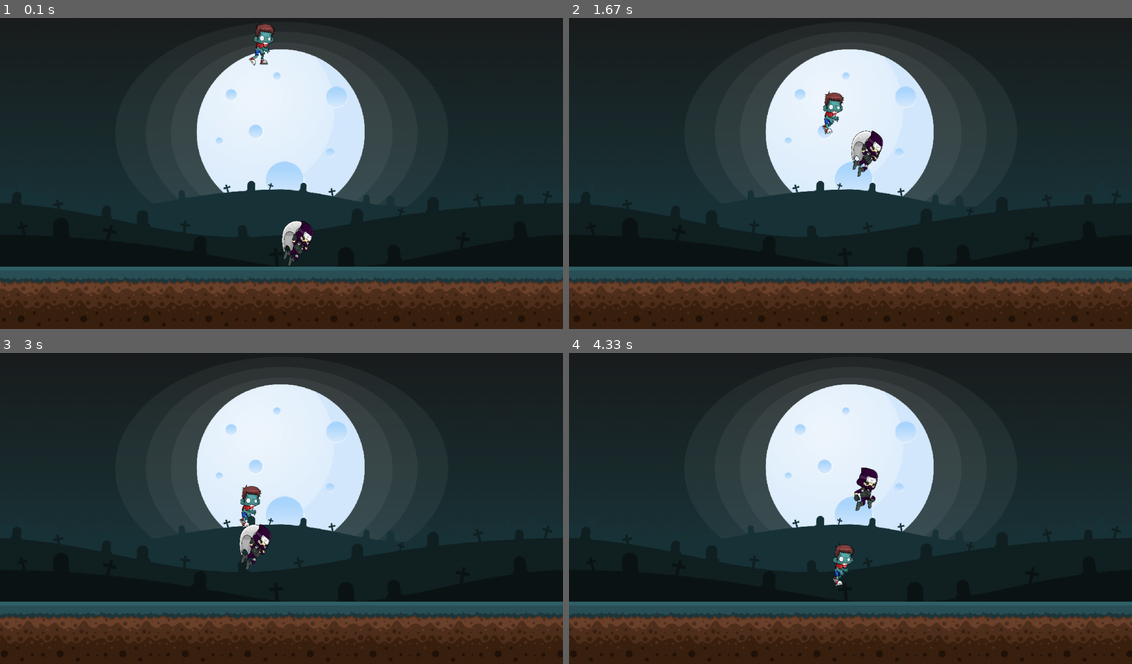
Above: before the commit, frames 1-4 (two rows, left to right).
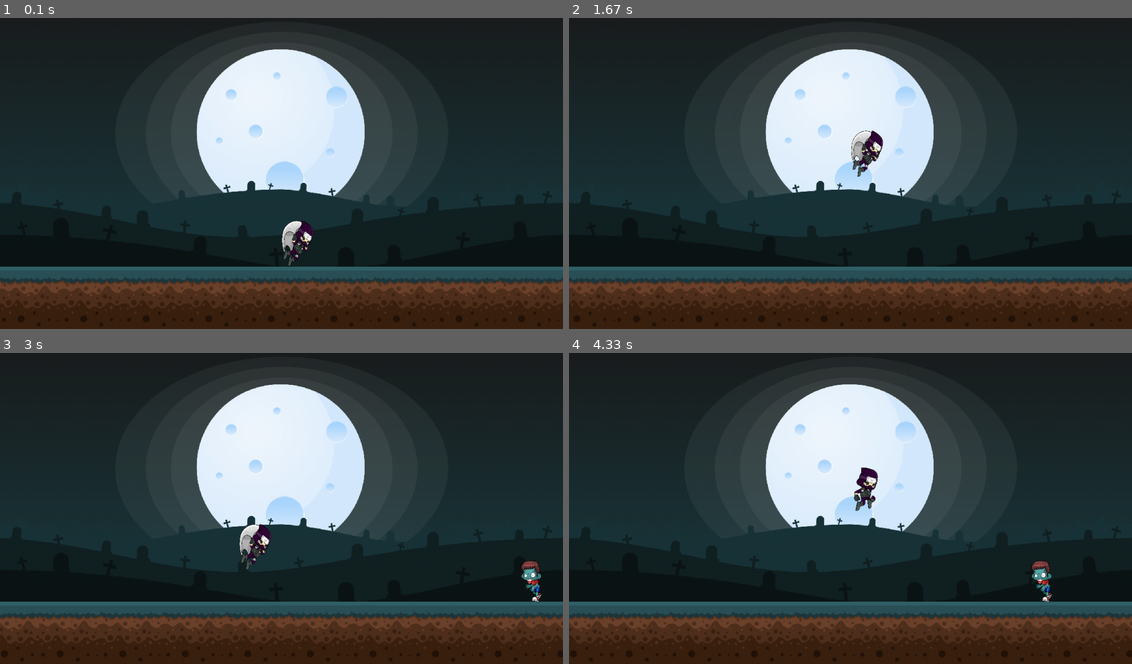
Above: after the commit, the same moments.

Repository: LuisHenriqueDaSilv/2dgamewithpygame
Game: pygame game, started from main.py
Same seed, same stepped clock (60 frames per second), same inputs: the game is played once before the commit and once after it.
Inputs:
- Up to frame 1 (0.1 s): no input
- Up to frame 2 (1.67 s): hold D 0.33-0.8 s; hold D 0.83-1.3 s; tap Space at 0.9, 1.2 s
- Up to frame 3 (3 s): hold A 1.9-2.3 s; tap Space at 1.97, 2.27, 2.4, 2.7 s; hold D 2.33-2.97 s
- Up to frame 4 (4.33 s): hold A 3-3.47 s; tap Space at 3.07, 3.37, 3.57, 3.87 s; hold D 3.5-3.97 s

The runs differ from the first frame. In frame 1, 0.3% of the frame differs, in the area x 44-49%, y 1-16%; in frame 2, 0.3%; in frame 3, 0.6%, in the area x 42-97%, y 42-81%; in frame 4, 0.6%.

Commit message:
Adding gameover function and walls

Diff:
--- a/Player.py
+++ b/Sprites/Player.py
@@ -90,12 +90,23 @@
 
         self.attacking = False
         self.attacking_frames = 0
-
-
-    def update(self, falling=False):
+        self.last_wall = None
+
+
+    def update(self, falling=False, wall_position=None):
+
+        if self.last_wall == None:
+            self.last_wall = wall_position
+        elif self.last_wall == wall_position:
+            self.xSpeed =0
+        elif wall_position == None:
+            self.last_wall = None
 
 
         if self.jumping:
+
+            if self.rect[0] < 1:
+                self.xSpeed = 0
 
             if self.current_image < 5:
                 self.current_image += 1
@@ -132,6 +143,7 @@
 
         key = pygame.key.get_pressed()
 
+
         if key[pygame.K_d]:
             self.last_button = 'd'
 
@@ -144,6 +156,7 @@
                 self.xSpeed -= 1
 
         else:
+
             if self.xSpeed != 0 and not falling:
                 self.xSpeed = 0
 
@@ -195,14 +208,13 @@
             self.image = self.run_images[self.current_image]
             self.image = pygame.transform.scale(self.image, [70, 100])
 
-
-        if self.xSpeed > 0:
+        if self.xSpeed > 0 and self.last_wall != 'f':
             if self.rect[0] <= self.gamedata['screen_width'] /2:
                 self.rect[0] += self.xSpeed
 
             return
 
-        elif self.xSpeed < 0:
+        elif self.xSpeed < 0 and self.last_wall != 'b':
 
             self.image = pygame.transform.flip(self.image, True, False)
 
--- /dev/null
+++ b/Sprites/Void.py
@@ -0,0 +1,14 @@
+import pygame
+
+class Void(pygame.sprite.Sprite):
+
+    def __init__(self):
+        pygame.sprite.Sprite.__init__(self)
+
+        self.image = pygame.image.load('./assets/ground/Ground__01.png')
+        self.image = pygame.transform.scale(self.image, [1152,1])
+
+        self.rect = pygame.Rect(0,670,1152,1)
+
+    def update(self):
+        return
--- /dev/null
+++ b/Sprites/Wall.py
@@ -0,0 +1,19 @@
+import pygame
+
+class Wall(pygame.sprite.Sprite):
+    def __init__(self, xpos, ypos, invert):
+
+        pygame.sprite.Sprite.__init__(self)
+
+        self.image = pygame.image.load('./assets/ground/Tile__01.png')
+        self.image = pygame.transform.scale(self.image, [20, 128])
+
+        self.rect = pygame.Rect([xpos, ypos, 20, 128])
+
+        self.inverted = invert
+
+        if self.inverted:
+            self.image = pygame.transform.flip(self.image, True, False)
+
+    def update(self, speed):
+        self.rect[0] -= speed
--- a/Zombie.py
+++ b/Sprites/Zombie.py
@@ -26,6 +26,16 @@
 
     def update(self, opponent, falling=False):
 
+        if self.rect[0] > opponent.rect[0] + (opponent.gamedata['screen_width']): #testing if the zombie is on the screen. If not, return
+
+            if opponent.xSpeed > 0 and opponent.rect[0] >= opponent.gamedata['screen_width'] / 2:
+                self.rect[0] -= 10
+
+            return
+
+        if (self.rect[0]) < -(self.rect[2]): #testing if the zombie is on the screen. If not, return
+            return
+
         if falling:
             self.rect[1] += 3
 
@@ -36,7 +46,12 @@
 
         if opponent.rect[0] >= opponent.gamedata['screen_width'] / 2 and opponent.xSpeed > 0:
 
-            self.rect[0] += 1 - opponent.xSpeed /3
+            if opponent.rect[0] > self.rect[0]:
+                self.rect[0] -= 3 + opponent.xSpeed / 3
+
+            else:
+                self.rect[0] -= 1 + opponent.xSpeed
+                self.image = pygame.transform.flip(self.image, True, False)
 
         else:
 
@@ -44,5 +59,5 @@
                 self.rect[0] += 3
 
             else:
-                self.rect[0] -= 3 + opponent.xSpeed / 4
+                self.rect[0] -= 3
                 self.image = pygame.transform.flip(self.image, True, False)
--- a/main.py
+++ b/main.py
@@ -1,8 +1,11 @@
 import pygame
+import time
 
-from Player import Player
-from Ground import Ground
-from Zombie import Zombie
+from Sprites.Player import Player
+from Sprites.Ground import Ground
+from Sprites.Zombie import Zombie
+from Sprites.Void import Void
+from Sprites.Wall import Wall
 
 pygame.init()
 
@@ -28,71 +31,158 @@
     ]
 )
 
-
-playerGroup = pygame.sprite.Group()
-player = Player(game_data)
-playerGroup.add(player)
-
-zombieGroup = pygame.sprite.Group()
+clock = pygame.time.Clock()
 
 
-zombie = Zombie(4  , 500)
-zombieGroup.add(zombie)
+def is_off_screen(sprite):
+    return (sprite.rect[0]) < -(sprite.rect[2])
+
+def gameOver():
+    print('gameover')
 
 
-groundGroup = pygame.sprite.Group()
-
-for i in range(20):
-    ground = Ground(game_data,128*i)
-    groundGroup.add(ground)
+def startGame():
 
 
-def draw():
+    playerGroup = pygame.sprite.Group()
+    player = Player(game_data)
+    playerGroup.add(player)
 
-    screen.blit(BACKGROUND, (0,0))
+    zombieGroup = pygame.sprite.Group()
+    zombie1 = Zombie(400 , 1400)
+    zombie2 = Zombie(400, 3090)
+    zombieGroup.add(zombie2)
+    zombieGroup.add(zombie1)
 
-    groundGroup.draw(screen)
-    playerGroup.draw(screen)
-    zombieGroup.draw(screen)
+    voidGroup = pygame.sprite.Group()
+    void = Void()
+    voidGroup.add(void)
 
-clock = pygame.time.Clock()
+    wallGroup = pygame.sprite.Group()
+    wall = Wall(
+        128*20-20,
+        game_data['screen_height'] -100,
+        False
+    )
 
-while True:
+    wall2 = Wall(
+        128*20 +(128 *4),
+        game_data['screen_height'] -100,
+        True
+    )
+    wall3 = Wall(
+        3584 + 128 -20,
+        game_data['screen_height'] -100,
+        False
 
-    clock.tick(30)
+    )
+
+    wallGroup.add(wall)
+    wallGroup.add(wall2)
+    wallGroup.add(wall3)
 
 
-    for event in pygame.event.get():
-        if event.type == pygame.QUIT:
-            pygame.quit()
+    groundGroup = pygame.sprite.Group()
+
+    for i in range(20):
+        ground = Ground(game_data, i*128)
+        groundGroup.add(ground)
+
+    for i in range(3072, 3072+ (5*128), 128):
+        ground = Ground(game_data, i)
+        groundGroup.add(ground)
+
+
+
+    def draw():
+
+        screen.blit(BACKGROUND, (0,0))
+
+        groundGroup.draw(screen)
+        playerGroup.draw(screen)
+        zombieGroup.draw(screen)
+        voidGroup.draw(screen)
+        #wallGroup.draw(screen)
+
+
+    gameEnd = False
+
+
+    while not gameEnd:
+
+        clock.tick(30)
+
+        for event in pygame.event.get():
+            if event.type == pygame.QUIT:
+                pygame.quit()
+                gameEnd = True
+                break
+
+
+        player_colliding_ground =  pygame.sprite.groupcollide(playerGroup, groundGroup, False, False)
+
+
+        if pygame.sprite.groupcollide(playerGroup, wallGroup, False, False):
+
+
+            if player.last_button == 'a':
+                playerGroup.update(falling=True, wall_position='b')
+
+            else:
+                playerGroup.update(falling=True, wall_position='f')
+
+        elif player_colliding_ground or player.jumping:
+            playerGroup.update(falling=False)
+
+        else:
+            playerGroup.update(falling=True)
+
+
+
+        if pygame.sprite.groupcollide(playerGroup, zombieGroup, False, False):
+            if player.attacking:
+                pygame.sprite.groupcollide(playerGroup, zombieGroup, False, True)
+            else:
+                gameEnd = True
+                gameOver()
+                startGame()
+                break
+
+        if pygame.sprite.groupcollide(playerGroup, voidGroup, False, False):
+            gameEnd = True
+            gameOver()
+            startGame()
             break
 
 
-    if pygame.sprite.groupcollide(playerGroup, groundGroup, False, False) or player.jumping:
-        playerGroup.update(falling=False)
-    else:
-        playerGroup.update(falling=True)
+
+        if player.xSpeed > 0 and player.rect[0] >= game_data['screen_width'] /2:
+            groundGroup.update(player.xSpeed)
+            wallGroup.update(player.xSpeed)
+
+        for zombie_sprite in zombieGroup:
+
+            if is_off_screen(zombie_sprite):
+                zombieGroup.remove(zombie_sprite)
+
+            else:
+
+                if pygame.sprite.spritecollide(zombie_sprite, groundGroup, False):
+                    zombie_sprite.update(falling=False, opponent=player)
+                elif pygame.sprite.spritecollide(zombie_sprite, wallGroup, False):
+                    zombie_sprite.update(falling=False, opponent=player)
+                else:
+                    zombie_sprite.update(falling=True, opponent=player)
 
 
-    if pygame.sprite.groupcollide(playerGroup, zombieGroup, False, False):
-        if player.attacking:
-            pygame.sprite.groupcollide(playerGroup, zombieGroup, False, True)
-        else:
-            #add game over function here
-            print('game over')
+
+        pygame.sprite.groupcollide(zombieGroup, voidGroup, True, False)
 
 
-    for sprite in zombieGroup:
+        voidGroup.update()
+        draw()
 
-        if pygame.sprite.spritecollide(sprite, groundGroup, False):
-            sprite.update(falling=False, opponent=player)
-        else:
-            sprite.update(falling=True, opponent=player)
+        pygame.display.flip()
 
 
-    if player.xSpeed > 0 and player.rect[0] >= game_data['screen_width'] /2:
-        groundGroup.update(player.xSpeed)
-
-    draw()
-
-    pygame.display.flip()
+startGame()
Renamed: Ground.py -> Sprites/Ground.py
Binary file added: assets/ground/Tile__01.png
